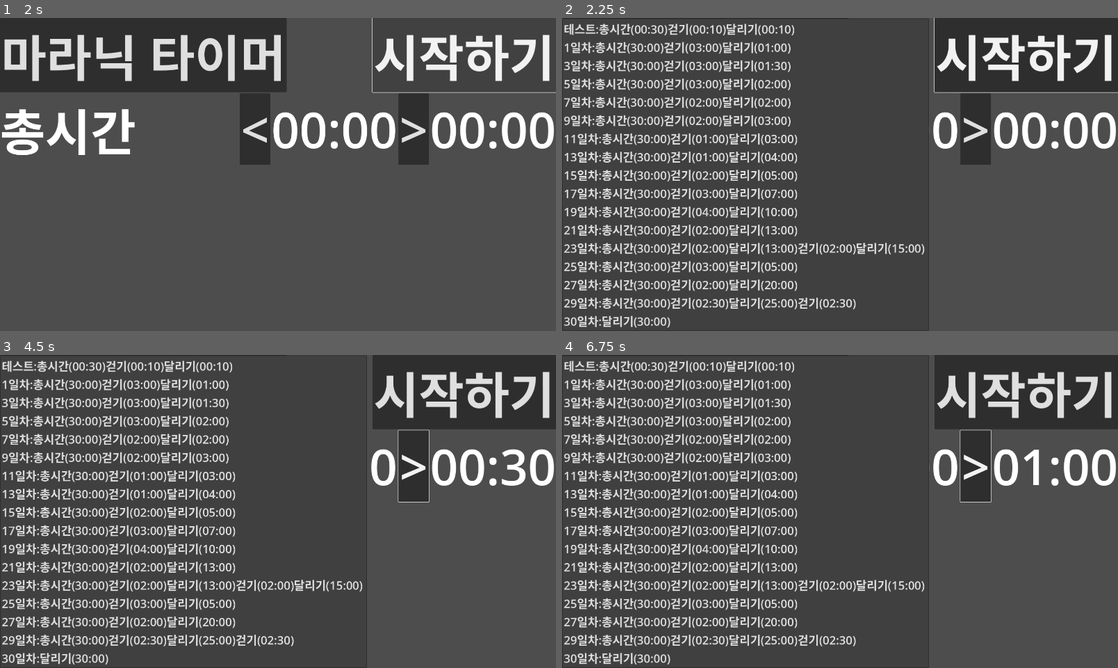
Above: before the commit, frames 1-4 (two rows, left to right).
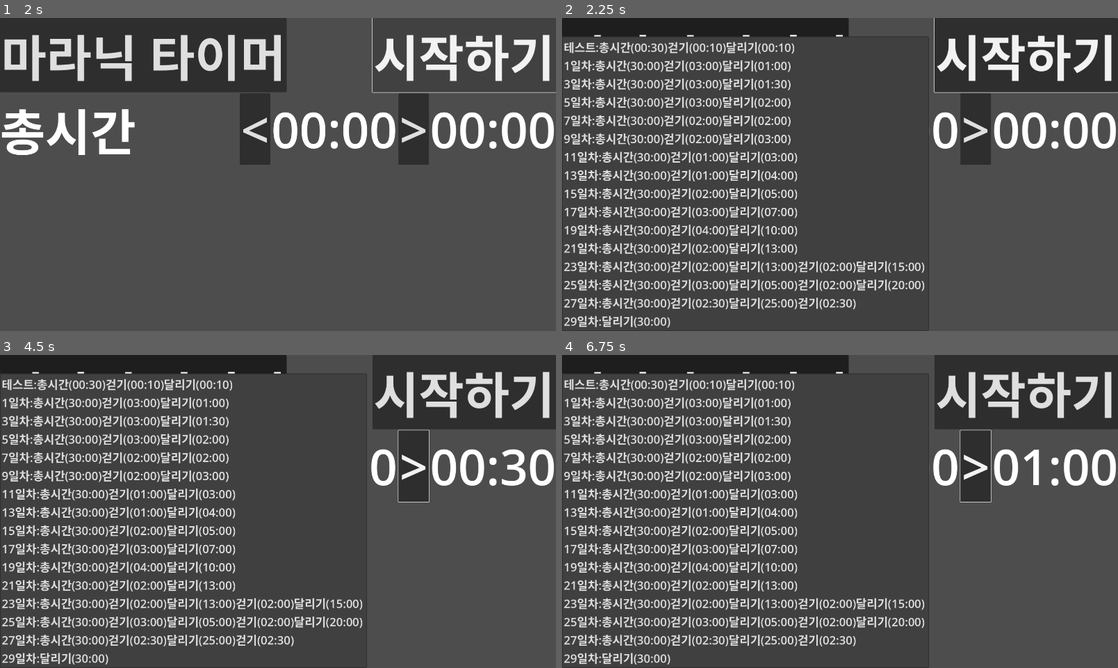
Above: after the commit, the same moments.

Repository: kasworld/maranic
Game: Godot game, scene res://main.tscn
The game is run twice, just before and just after one commit, with the same random seed, the same clock (stepped at 60 frames per second) and the same inputs.
Inputs:
- Up to frame 1 (2 s): click "시작하기" at 0.5 s; click "시작하기" at 1.25 s
- Up to frame 2 (2.25 s): click "마라닉 타이머" at 2 s
- Up to frame 3 (4.5 s): click "<" at 2.75 s; click ">" at 3.5 s; click "마라닉 타이머" at 4.25 s
- Up to frame 4 (6.75 s): click "<" at 5 s; click ">" at 5.75 s; click "마라닉 타이머" at 6.5 s

Frame 1 is identical in both runs. In frame 2, 6.1% of the frame differs, in the area x 0-66%, y 0-99%; in frame 3, 6.1%; in frame 4, 6.1%.
Error in both runs: Invalid access of index '0' on a base object of type: 'PackedStringArray'. (res://main.gd:10)

Commit message:
update work data

Diff:
--- a/workdata.gd
+++ b/workdata.gd
@@ -17,8 +17,7 @@
 	[ "19일차", ["총시간",60*30], ["걷기", 60*4  ], ["달리기", 60*10 ] ],
 	[ "21일차", ["총시간",60*30], ["걷기", 60*2  ], ["달리기", 60*13 ] ],
 	[ "23일차", ["총시간",60*30], ["걷기", 60*2  ], ["달리기", 60*13 ], ["걷기", 60*2  ], ["달리기", 60*15 ] ],
-	[ "25일차", ["총시간",60*30], ["걷기", 60*3  ], ["달리기", 60*5  ] ],
-	[ "27일차", ["총시간",60*30], ["걷기", 60*2  ], ["달리기", 60*20 ] ],
-	[ "29일차", ["총시간",60*30], ["걷기", 60*2.5], ["달리기", 60*25 ], ["걷기", 60*2.5] ],
-	[ "30일차", ["달리기",60*30] ],
+	[ "25일차", ["총시간",60*30], ["걷기", 60*3  ], ["달리기", 60*5  ], ["걷기", 60*2  ], ["달리기", 60*20 ] ],
+	[ "27일차", ["총시간",60*30], ["걷기", 60*2.5], ["달리기", 60*25 ], ["걷기", 60*2.5] ],
+	[ "29일차", ["달리기",60*30] ],
 ]
